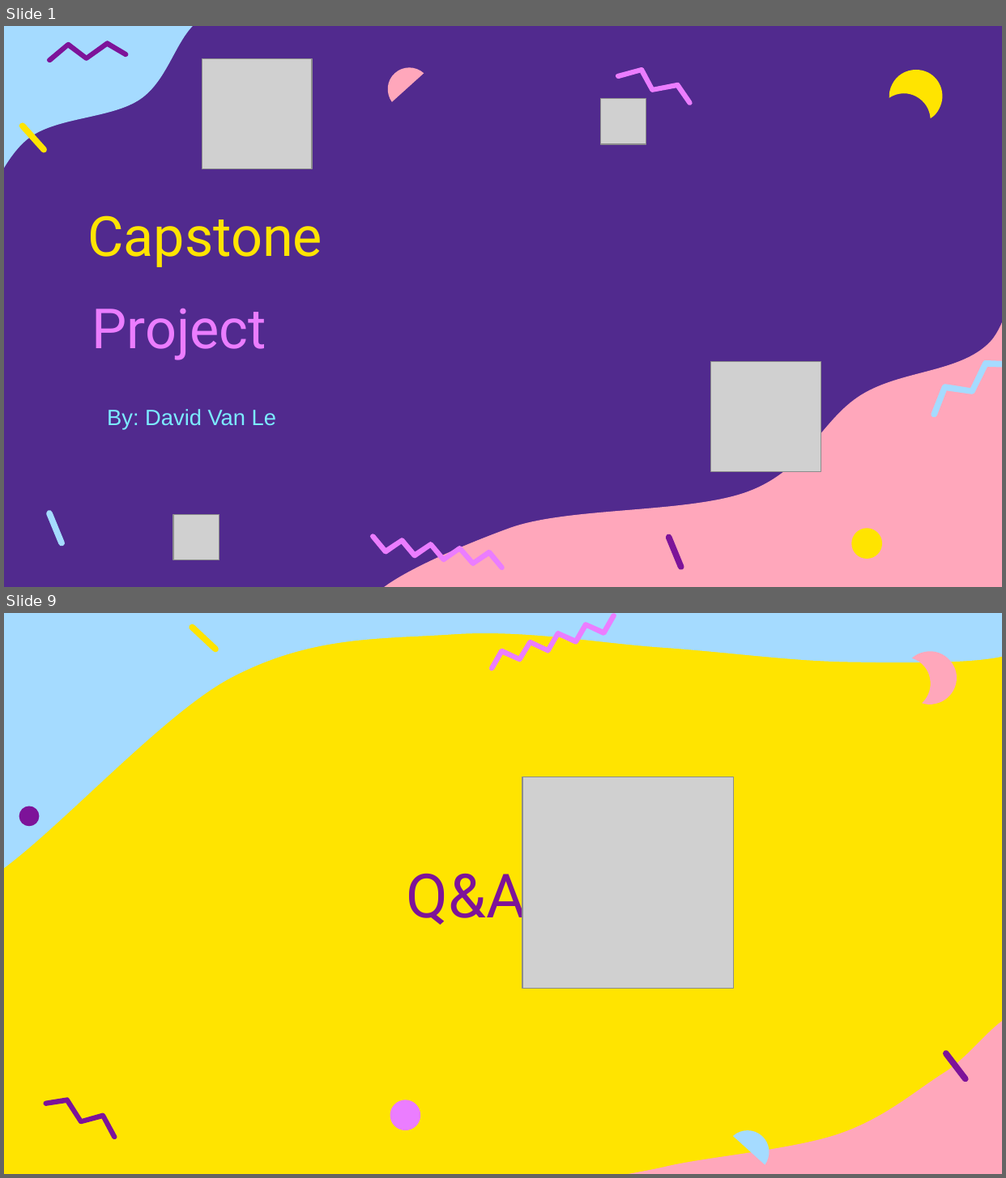
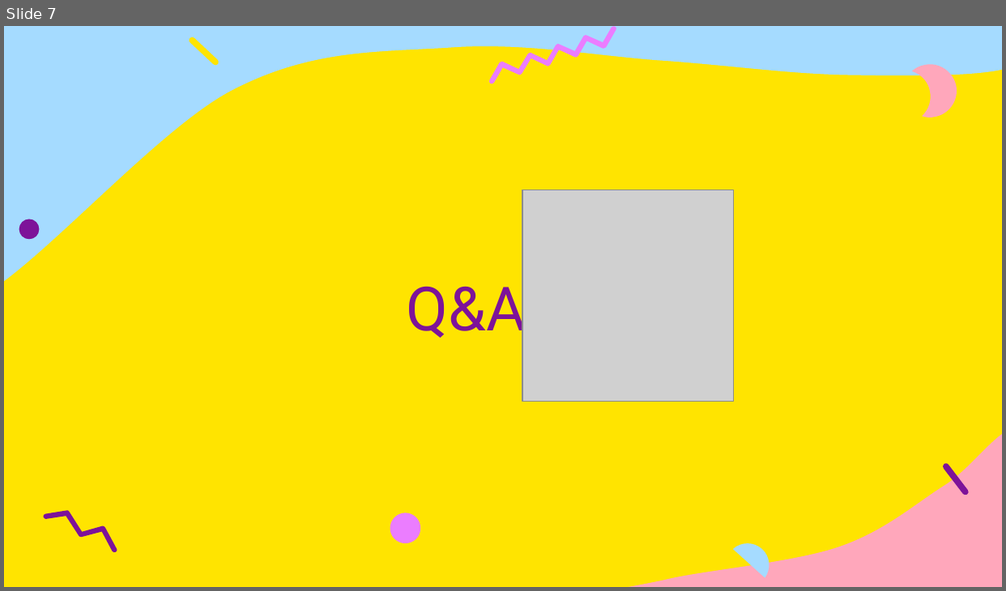
Before and after one commit to DavidVLe1/medieval-platform-shooter, a slide deck: Capstone platform shooter.pptx. Shown one above the other, each under a label of ours: slides 1 and 9 before the commit, slide 7 after it; the slides between them are not shown. The pictures are 1006x1178 and 1006x591 pixels, drawn with LibreOffice and Linux fonts; fonts in the diff are those of the drawing; grey boxes stand for pictures. Boxes give left, top, right and bottom in pixels: in the first picture for what was removed or moved away, otherwise in the second. Text is boxed around its words. In the diff, an @@ line names an element or a change of style, - is before the commit and + after.

```diff
--- a/Capstone platform shooter.pptx
+++ b/Capstone platform shooter.pptx
@@ slide 1 removed at [4,26,1002,587], background #512A8E @@
@@ freeform shape removed at [4,26,310,246] @@
@@ freeform shape removed at [46,38,130,66] @@
@@ picture removed at [202,59,311,169] @@
@@ freeform shape removed at [386,68,423,102] @@
@@ freeform shape removed at [615,56,698,114] @@
@@ freeform shape removed at [889,70,946,119] @@
@@ freeform shape removed at [13,122,53,154] @@
@@ picture removed at [601,99,646,145] @@
@@ title removed at [87,216,322,267] @@
-Capstone
@@ freeform shape removed at [369,203,1002,587] @@
@@ title removed at [91,308,266,361] @@
-Project
@@ picture removed at [710,362,820,472] @@
@@ freeform shape removed at [920,349,1002,419] @@
@@ subtitle removed at [107,409,276,430] @@
-By: David Van Le
@@ freeform shape removed at [37,509,74,548] @@
@@ picture removed at [173,515,219,561] @@
@@ freeform shape removed at [370,522,505,583] @@
@@ freeform shape removed at [656,532,693,571] @@
@@ freeform shape removed at [851,529,882,560] @@
@@ what was slide 9 is now slide 7 @@
```
Also in this commit, not shown: 5 slides changed, 1 slide added, 2 other slides removed.
